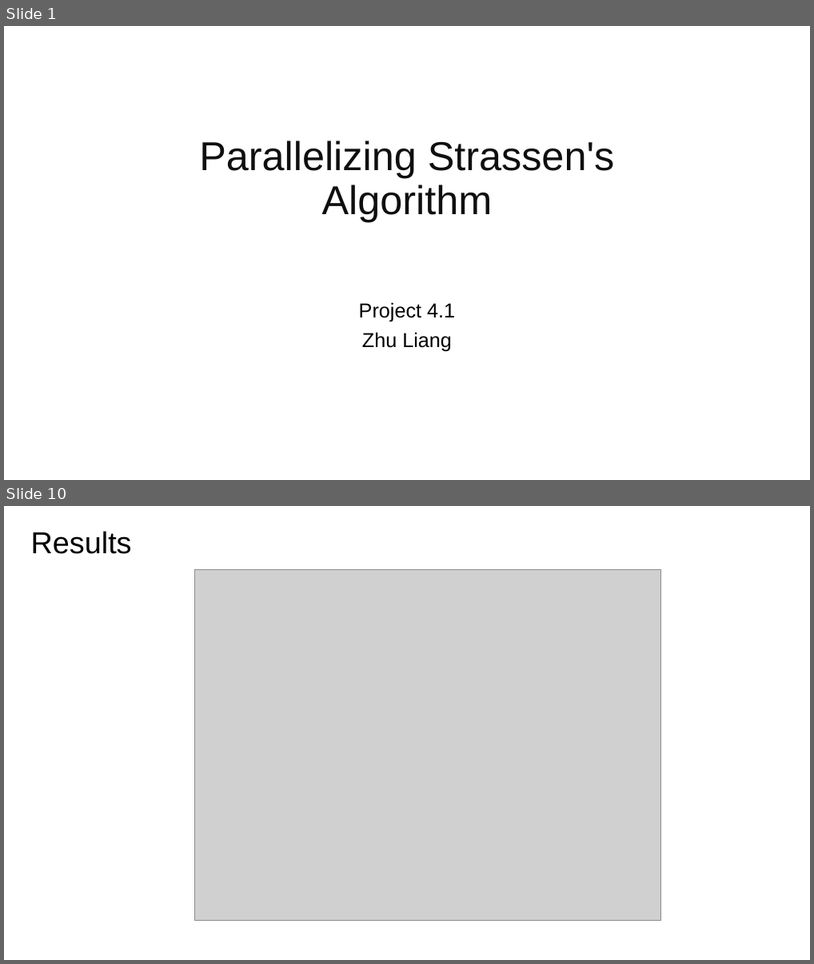
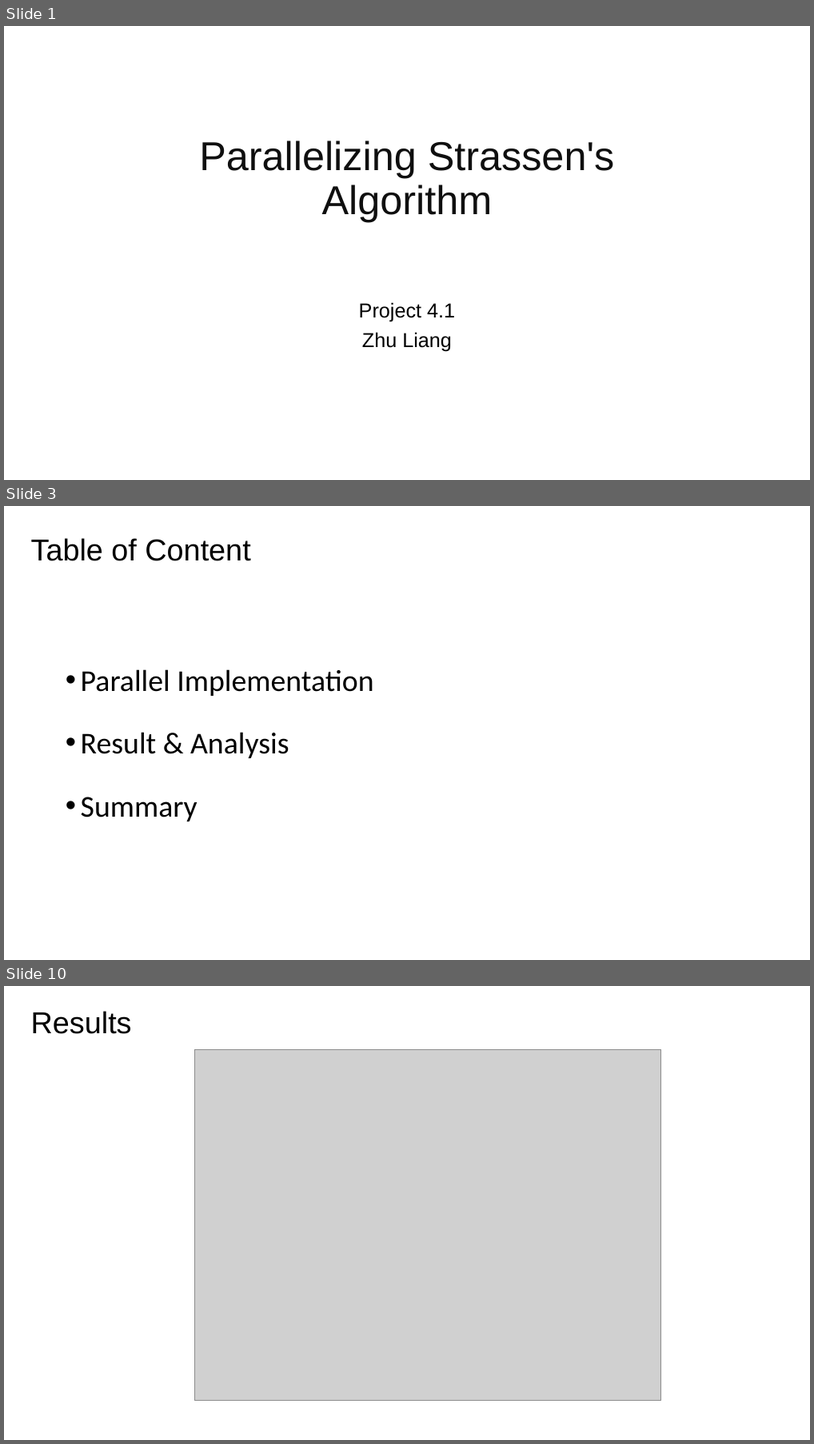
Before and after one commit to zhuliang21/Parallel-Matrix-Multiplication, a slide deck: powerpoint/Pre.pptx. Shown one above the other, each under a label of ours: slides 1 and 10 before the commit, slides 1, 3 and 10 after it; the slides between them are not shown. The pictures are 814x964 and 814x1444 pixels, drawn with LibreOffice and Linux fonts; fonts in the diff are those of the drawing; grey boxes stand for pictures. Boxes give left, top, right and bottom in pixels: in the first picture for what was removed or moved away, otherwise in the second. Text is boxed around its words. In the diff, an @@ line names an element or a change of style, - is before the commit and + after.

```diff
--- a/powerpoint/Pre.pptx
+++ b/powerpoint/Pre.pptx
@@ slide 3 added at (4, 506, 810, 960), background #FFFFFF @@
@@ title added at (31, 538, 250, 561), 36 pt, text #000000 @@
+Table of Content
@@ text added at (81, 669, 374, 821), 36 pt, text #000000 @@
+• Parallel Implementation
+• Result & Analysis
+• Summary
```
Also in this commit, not shown: 10 slides changed, 2 other slides added, 1 slide removed, 7 other files.
